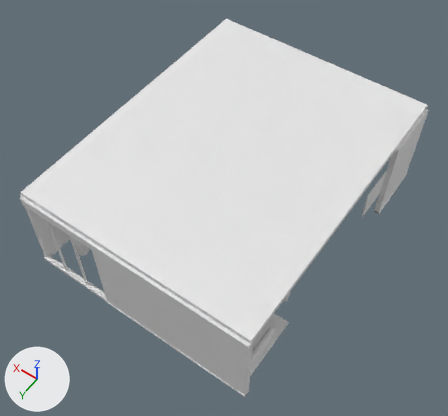
The glTF model assets/3d/room-a.glb, before and after one commit.
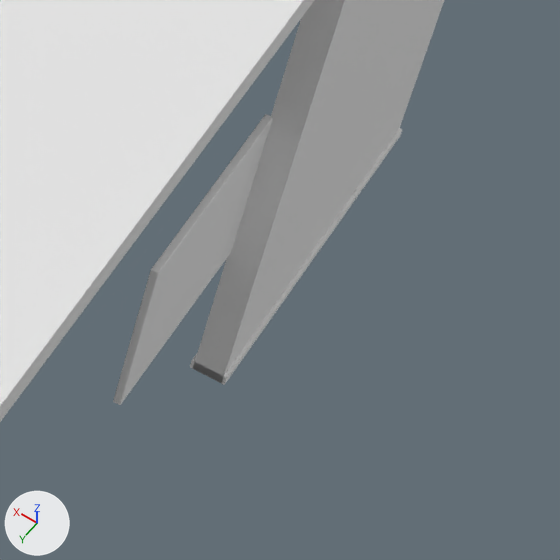
Old and new are each drawn whole from a 50 mm lens placed at (-8.3, 11.08, 19.34), pointed at (-0.11, -0.38, 1.33) and again close up on the part from 77% to 96% of the width and 37% to 58% of the height. Lighting does not change. The marker at lower left points along +X, +Y and +Z. The older version's two pictures come first. Where no turn or scale is listed for an object, it has been applied to the vertices. Vertices at exactly the same position are counted once.

Objects in the first close-up: 'Atlas_A_q'.
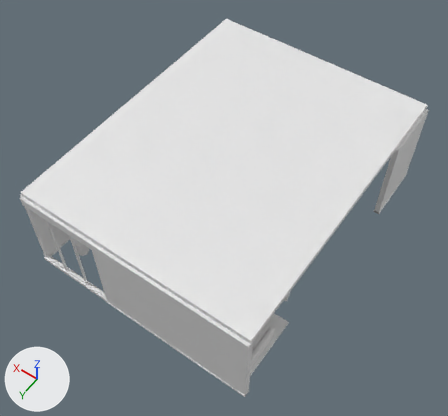
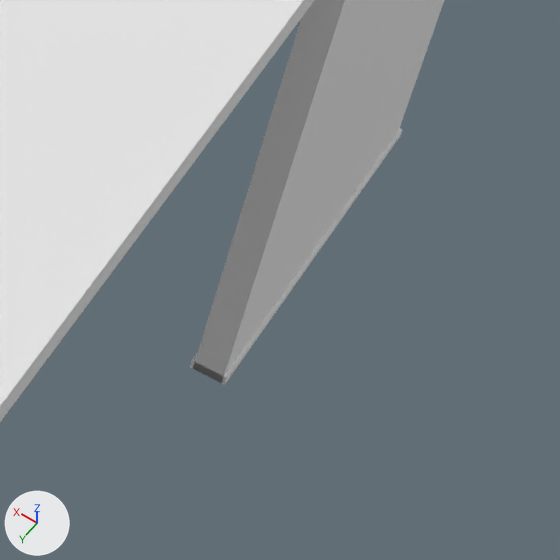
Scene script edits in JSON lines:
```json
{"block": "me_atlas_a", "where": "# used by ob_atlas_a_q; location = (0.0, -1.19, 1.9)"}
{"op": "remove", "block": "me_atlas_a", "code": "me_atlas_a.from_pydata(...)  # 18568 vertices, 36116 faces; spans x -4.62..4.62, y -5.81..5.81, z -1.9..1.9"}
{"op": "add", "block": "me_atlas_a", "code": "me_atlas_a.from_pydata(...)  # 18512 vertices, 36008 faces; spans x -4.62..4.62, y -5.81..5.81, z -1.9..1.9"}
{"block": "me_atlas_a", "change": "me_atlas_a part 1: the loose piece of 56 vertices spanning x -4.41..-4.36, y -3.32..-1.9, z -0.76..0.46 is deleted"}
```

Location of each change, (x1, y1, x2, y2) in pixels of the close-ups (560 x 560 px):
```json
{"part": 1, "of": "me_atlas_a", "change": "deleted", "before": [113, 114, 273, 405]}
```
